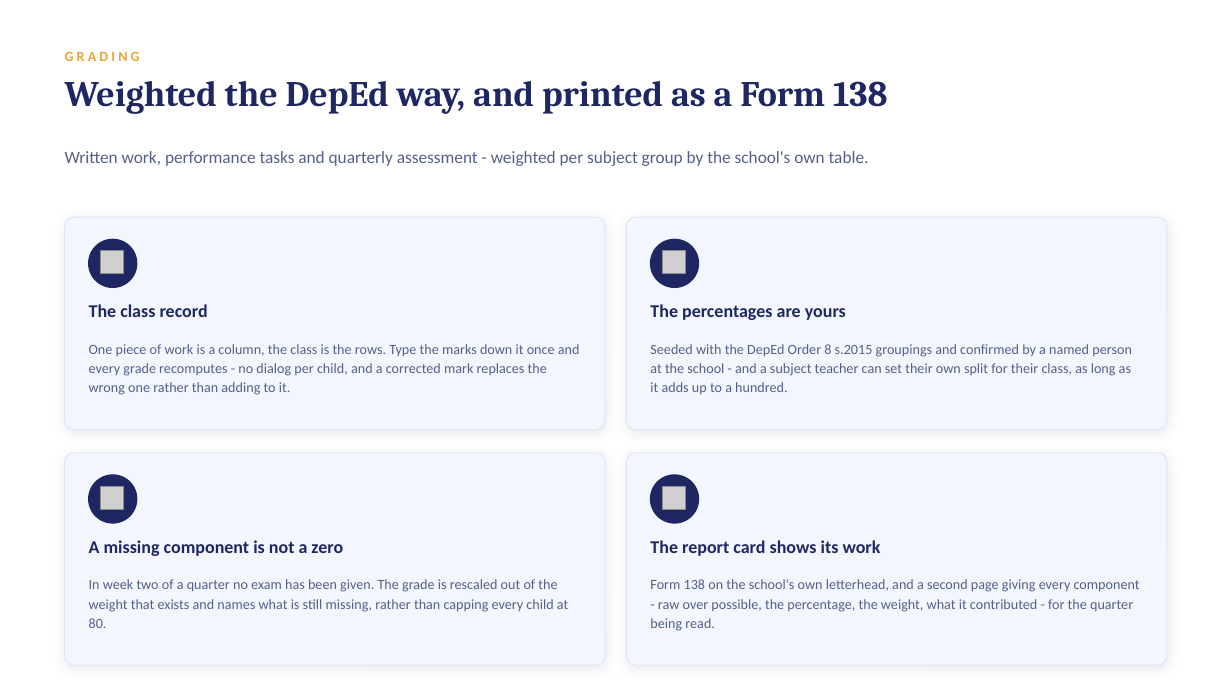
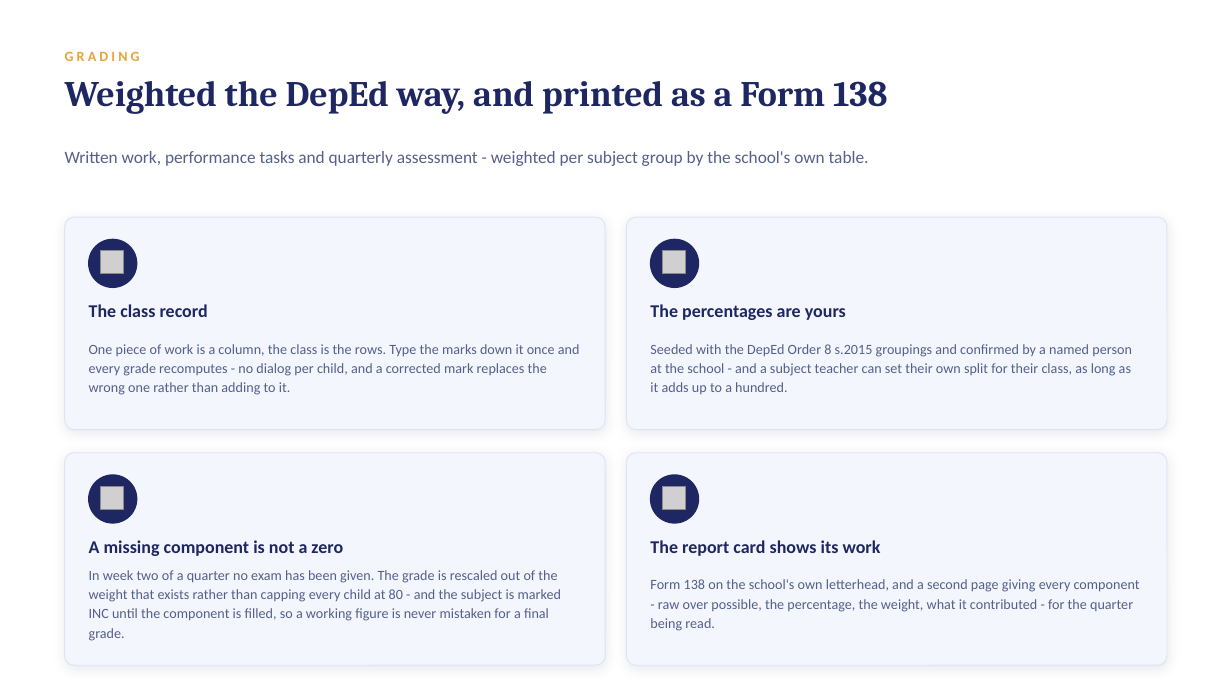
Before and after one commit to jcem0615-rgb/School-saas, a slide deck: slide 13 of marketing/LogicClass-Demo.pptx. Drawn at 1232x693 pixels with LibreOffice and Linux fonts; fonts in the diff are those of the drawing; grey boxes stand for pictures. Boxes give left, top, right and bottom in pixels: in the first picture for what was removed or moved away, otherwise in the second. Text is boxed around its words. In the diff, an @@ line names an element or a change of style, - is before the commit and + after.

```diff
--- a/marketing/LogicClass-Demo.pptx
+++ b/marketing/LogicClass-Demo.pptx
@@ text at box(89, 570, 561, 641): text changed @@
-In week two of a quarter no exam has been given. The grade is rescaled out of the weight that exists and names what is still missing, rather than capping every child at 80.
+In week two of a quarter no exam has been given. The grade is rescaled out of the weight that exists rather than capping every child at 80 - and the subject is marked INC until the component is filled, so a working figure is never mistaken for a final grade.
```
Also in this commit, not shown: 21 other files.
